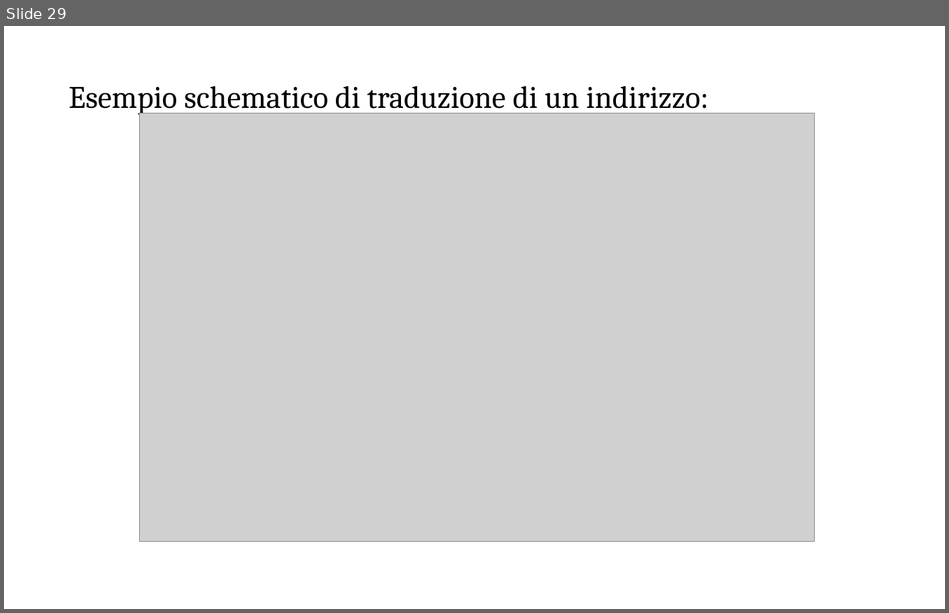
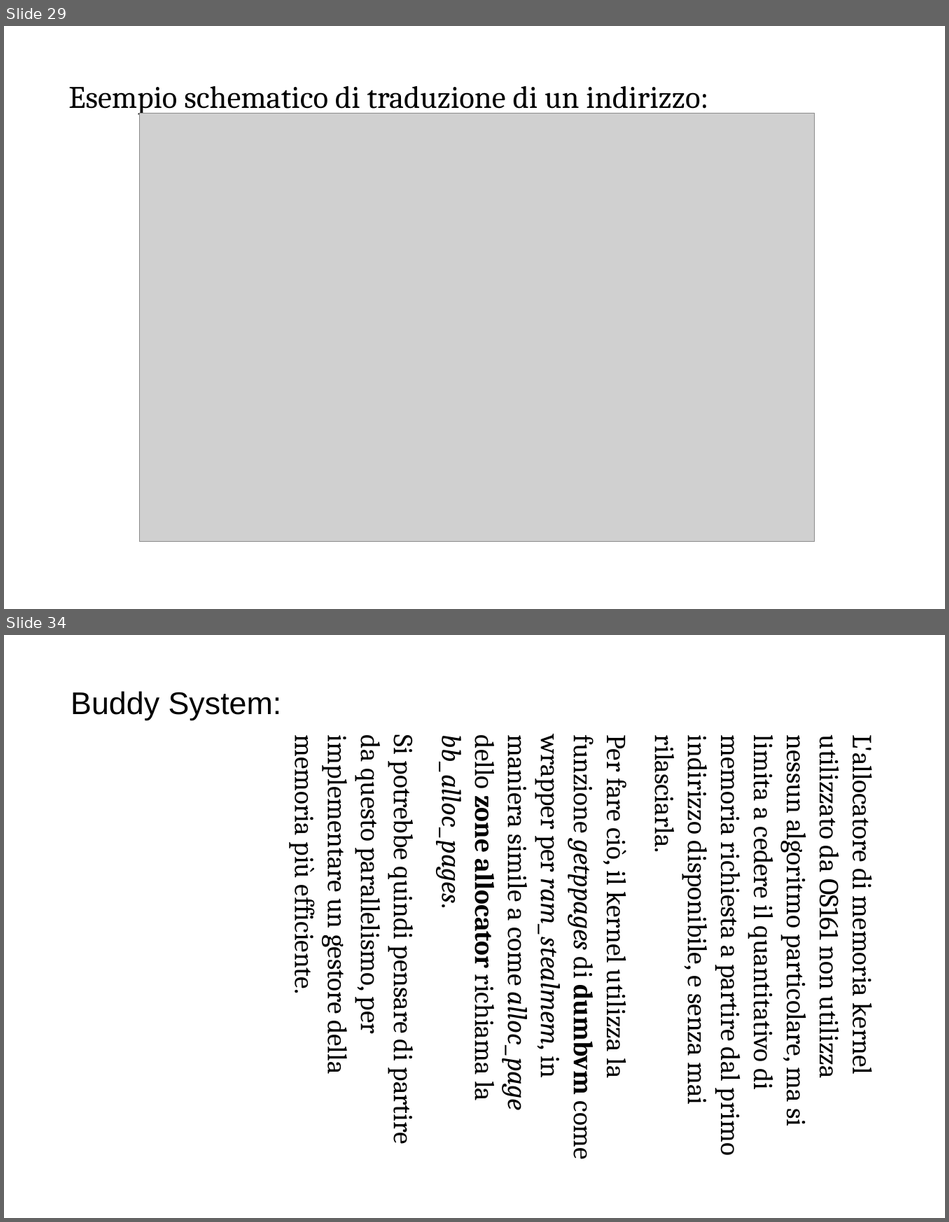
Before and after one commit to ProgrammazioneDiSistema2023-IA-ZZ/Group04, a slide deck: MentOS - Gestione Memoria.odp. Shown one above the other, each under a label of ours: slide 29 before the commit, slides 29 and 34 after it; the slides between them are not shown. The pictures are 949x613 and 949x1222 pixels, drawn with LibreOffice and Linux fonts; fonts in the diff are those of the drawing; grey boxes stand for pictures. Boxes give left, top, right and bottom in pixels: in the first picture for what was removed or moved away, otherwise in the second. Text is boxed around its words. In the diff, an @@ line names an element or a change of style, - is before the commit and + after.

Commit message:
Aggiunto confronto/impl con OS161 per allocatore
Mancano confronto/Impl per TLB e Paging

```diff
--- a/MentOS - Gestione Memoria.odp
+++ b/MentOS - Gestione Memoria.odp
@@ slide 34 added at (x1=4, y1=635, x2=945, y2=1218), background #FFFFFF @@
@@ title added at (x1=70, y1=691, x2=282, y2=720), 32 pt, text #000000 @@
+Buddy System:
@@ text added at (x1=288, y1=737, x2=881, y2=1159), 28 pt, text #000000 @@
+L'allocatore di memoria kernel utilizzato da OS161 non utilizza nessun algoritmo particolare, ma si limita a cedere il quantitativo di memoria richiesta a partire dal primo indirizzo disponibile, e senza mai rilasciarla.
+Per fare ciò, il kernel utilizza la funzione getppages di dumbvm come wrapper per ram_stealmem, in maniera simile a come alloc_page dello zone allocator richiama la bb_alloc_pages.
+Si potrebbe quindi pensare di partire da questo parallelismo, per implementare un gestore della memoria più efficiente.
```
Also in this commit, not shown: 14 slides changed, 9 other slides added.
